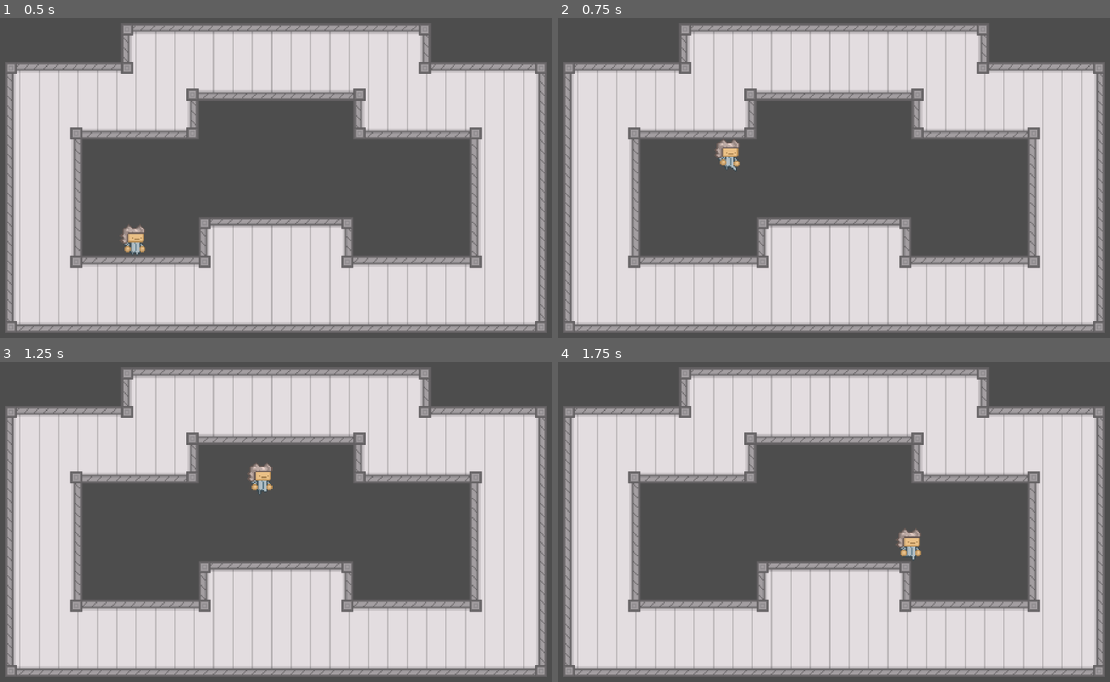
Above: before the commit, frames 1-4 (two rows, left to right).
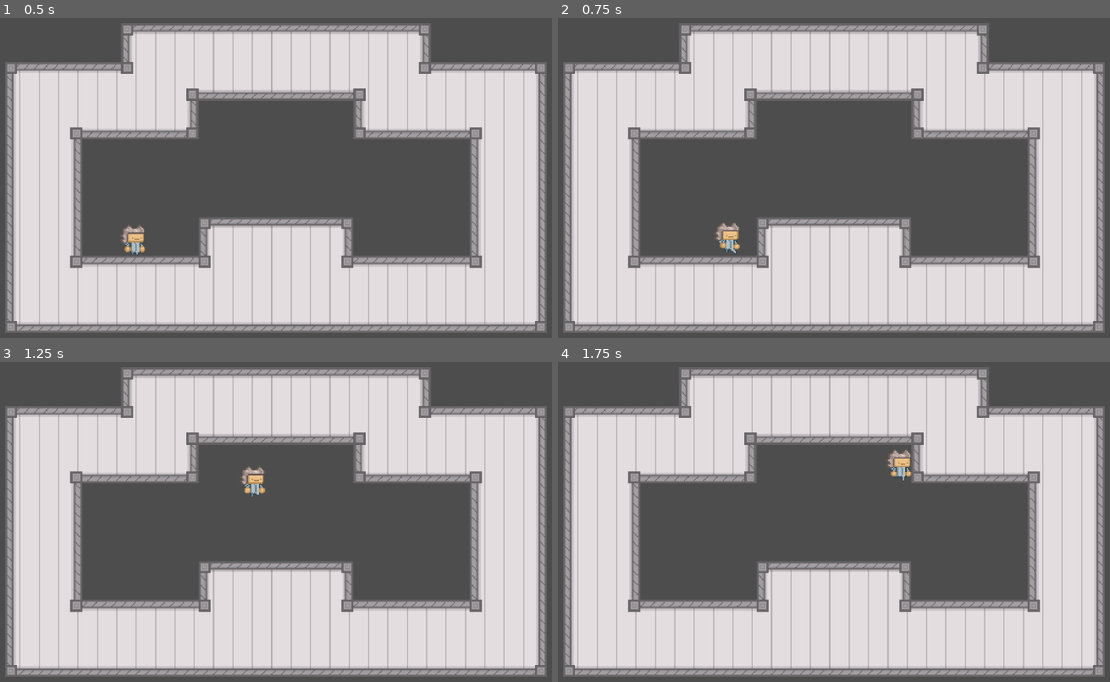
Above: after the commit, the same moments.

Repository: Brian-Magnuson/lab_escape_gd
Game: Godot game, scene res://scenes/level_0.tscn
The game is run twice, just before and just after one commit, with the same random seed, the same clock (stepped at 60 frames per second) and the same inputs.
Inputs:
- Up to frame 1 (0.5 s): no input
- Up to frame 2 (0.75 s): tap Enter (ui_accept) at 0.5, 0.6 s; hold Right (ui_right) from 0.53 s (still down)
- Up to frame 3 (1.25 s): keep holding Right (ui_right); tap Space (jump, bound only after the commit) at 0.77, 0.8, 1.07 s
- Up to frame 4 (1.75 s): keep holding Right (ui_right); tap Space (jump, bound only after the commit) at 1.35, 1.52 s; tap Enter (ui_accept) at 1.55 s

Frame 1 is identical in both runs. In frame 2, 0.6% of the frame differs, in the area x 28-33%, y 38-74%; in frame 3, 0.4%; in frame 4, 0.6%.

Commit message:
Change input maps

Diff:
--- a/project.godot
+++ b/project.godot
@@ -20,3 +20,35 @@
 window/size/viewport_width=1200
 window/size/viewport_height=675
 window/size/resizable=false
+
+[input]
+
+move_up={
+"deadzone": 0.5,
+"events": [Object(InputEventKey,"resource_local_to_scene":false,"resource_name":"","device":-1,"window_id":0,"alt_pressed":false,"shift_pressed":false,"ctrl_pressed":false,"meta_pressed":false,"pressed":false,"keycode":0,"physical_keycode":87,"key_label":0,"unicode":119,"location":0,"echo":false,"script":null)
+, Object(InputEventKey,"resource_local_to_scene":false,"resource_name":"","device":-1,"window_id":0,"alt_pressed":false,"shift_pressed":false,"ctrl_pressed":false,"meta_pressed":false,"pressed":false,"keycode":0,"physical_keycode":4194320,"key_label":0,"unicode":0,"location":0,"echo":false,"script":null)
+]
+}
+move_down={
+"deadzone": 0.5,
+"events": [Object(InputEventKey,"resource_local_to_scene":false,"resource_name":"","device":-1,"window_id":0,"alt_pressed":false,"shift_pressed":false,"ctrl_pressed":false,"meta_pressed":false,"pressed":false,"keycode":0,"physical_keycode":83,"key_label":0,"unicode":115,"location":0,"echo":false,"script":null)
+, Object(InputEventKey,"resource_local_to_scene":false,"resource_name":"","device":-1,"window_id":0,"alt_pressed":false,"shift_pressed":false,"ctrl_pressed":false,"meta_pressed":false,"pressed":false,"keycode":0,"physical_keycode":4194322,"key_label":0,"unicode":0,"location":0,"echo":false,"script":null)
+]
+}
+move_left={
+"deadzone": 0.5,
+"events": [Object(InputEventKey,"resource_local_to_scene":false,"resource_name":"","device":-1,"window_id":0,"alt_pressed":false,"shift_pressed":false,"ctrl_pressed":false,"meta_pressed":false,"pressed":false,"keycode":0,"physical_keycode":65,"key_label":0,"unicode":97,"location":0,"echo":false,"script":null)
+, Object(InputEventKey,"resource_local_to_scene":false,"resource_name":"","device":-1,"window_id":0,"alt_pressed":false,"shift_pressed":false,"ctrl_pressed":false,"meta_pressed":false,"pressed":false,"keycode":0,"physical_keycode":4194319,"key_label":0,"unicode":0,"location":0,"echo":false,"script":null)
+]
+}
+move_right={
+"deadzone": 0.5,
+"events": [Object(InputEventKey,"resource_local_to_scene":false,"resource_name":"","device":-1,"window_id":0,"alt_pressed":false,"shift_pressed":false,"ctrl_pressed":false,"meta_pressed":false,"pressed":false,"keycode":0,"physical_keycode":68,"key_label":0,"unicode":100,"location":0,"echo":false,"script":null)
+, Object(InputEventKey,"resource_local_to_scene":false,"resource_name":"","device":-1,"window_id":0,"alt_pressed":false,"shift_pressed":false,"ctrl_pressed":false,"meta_pressed":false,"pressed":false,"keycode":0,"physical_keycode":4194321,"key_label":0,"unicode":0,"location":0,"echo":false,"script":null)
+]
+}
+jump={
+"deadzone": 0.5,
+"events": [Object(InputEventKey,"resource_local_to_scene":false,"resource_name":"","device":-1,"window_id":0,"alt_pressed":false,"shift_pressed":false,"ctrl_pressed":false,"meta_pressed":false,"pressed":false,"keycode":0,"physical_keycode":32,"key_label":0,"unicode":32,"location":0,"echo":false,"script":null)
+]
+}
--- a/scenes/player.gd
+++ b/scenes/player.gd
@@ -13,12 +13,12 @@
 		velocity += get_gravity() * delta
 
 	# Handle jump.
-	if Input.is_action_just_pressed("ui_accept") and is_on_floor():
+	if Input.is_action_just_pressed("jump") and is_on_floor():
 		velocity.y = JUMP_VELOCITY
 
 	# Get the input direction and handle the movement/deceleration.
 	# As good practice, you should replace UI actions with custom gameplay actions.
-	var direction := Input.get_axis("ui_left", "ui_right")
+	var direction := Input.get_axis("move_left", "move_right")
 	if direction:
 		velocity.x = direction * SPEED
 		$AnimatedSprite2D.play("walk")
